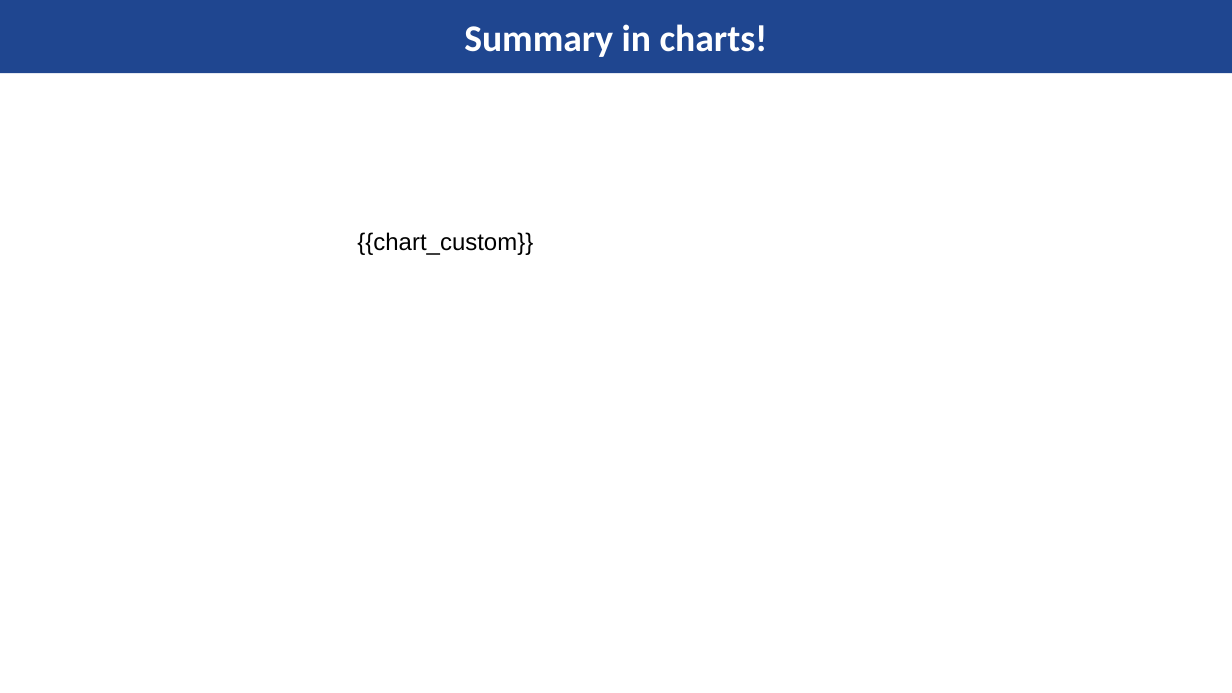
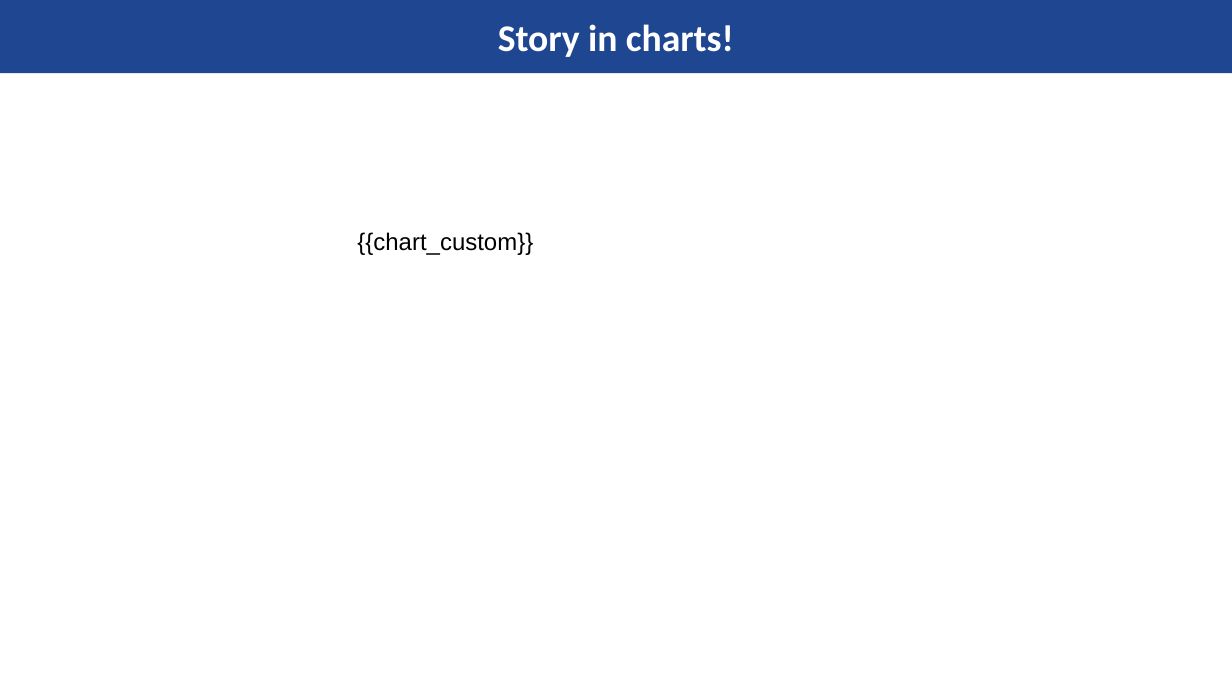
Before and after one commit to kishanyash/fluffy-lamp, a slide deck: slide 11 of master_template.pptx (slide 12 before the commit). Drawn at 1232x693 pixels with LibreOffice and Linux fonts; fonts in the diff are those of the drawing; background and template pictures are left out. Boxes give left, top, right and bottom in pixels: in the first picture for what was removed or moved away, otherwise in the second. Text is boxed around its words. In the diff, an @@ line names an element or a change of style, - is before the commit and + after.

Commit message:
all charts perfect

```diff
--- a/master_template.pptx
+++ b/master_template.pptx
@@ title at (498, 24, 734, 57): text changed @@
-Summary in charts!
+Story in charts!
```
Also in this commit, not shown: 10 other slides changed, 1 slide removed, 6 other files.
